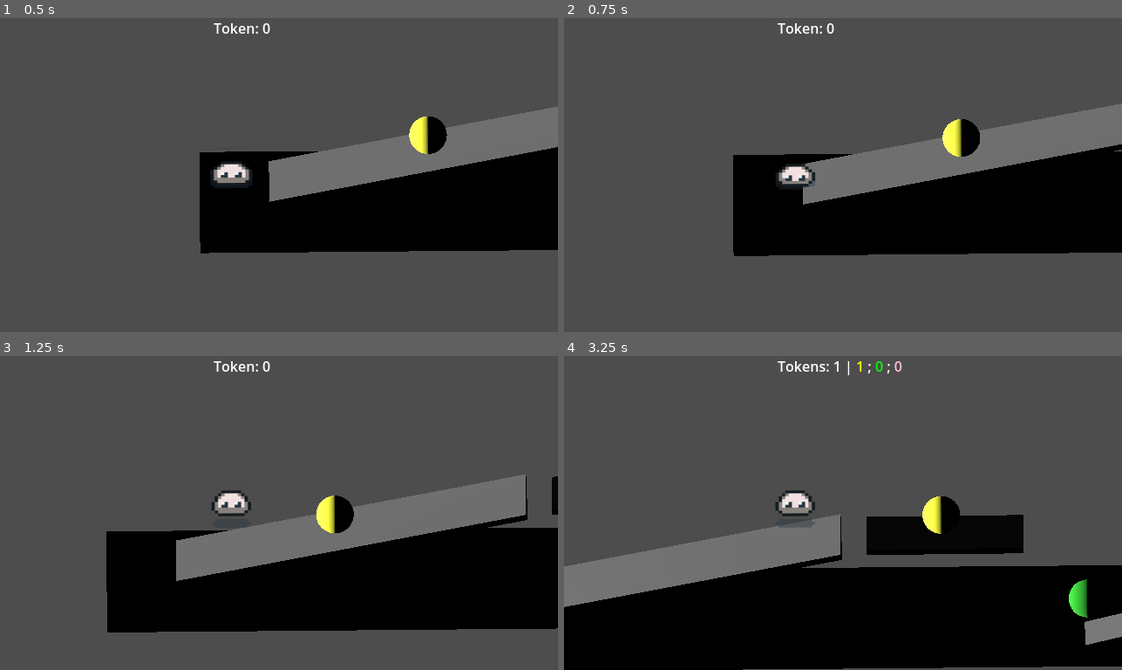
Above: before the commit, frames 1-4 (two rows, left to right).
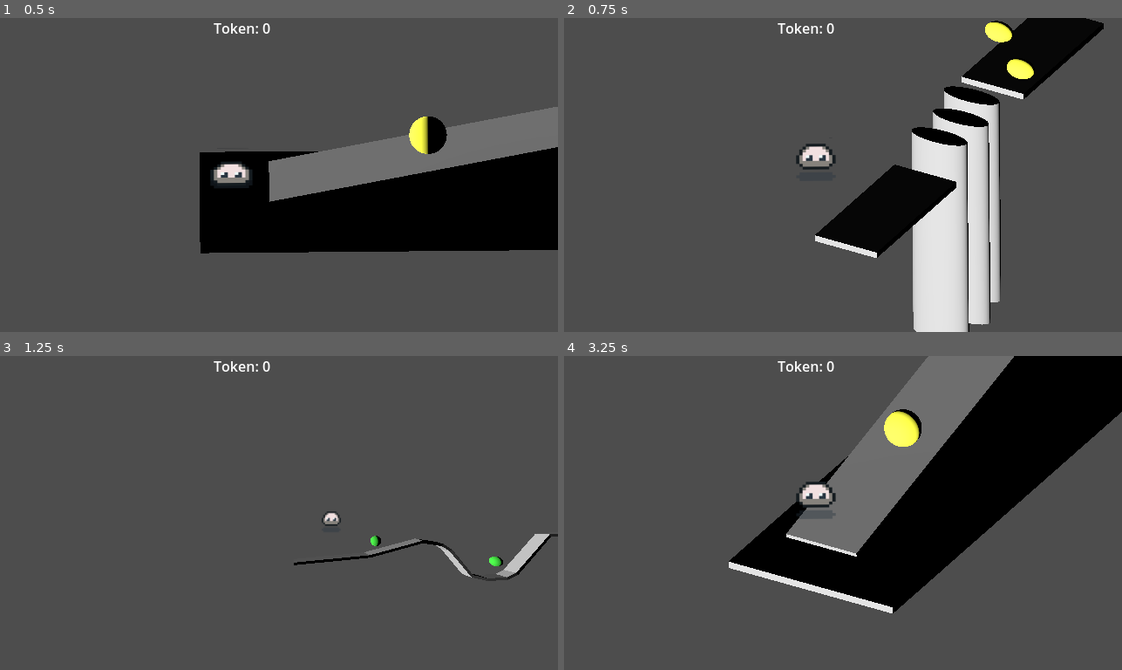
Above: after the commit, the same moments.

Repository: Beaily/JellyPoP
Game: Godot game, scene res://main.tscn
The game is run twice, just before and just after one commit, with the same random seed, the same clock (stepped at 60 frames per second) and the same inputs.
Inputs (mouse positions are in pixels of both pictures, inside the frame that each line leads up to):
- Up to frame 1 (0.5 s): no input
- Up to frame 2 (0.75 s): tap Enter at 0.5 s; move the mouse to (965, 159) at 0.52 s; tap 1 at 0.6 s; click (965, 159) at 0.67 s
- Up to frame 3 (1.25 s): tap 2 at 0.8 s
- Up to frame 4 (3.25 s): move the mouse to (731, 528) at 1.27 s; tap 2 at 1.35 s; click (731, 528) at 1.42 s; tap 3 at 1.55, 2.1 s; move the mouse to (898, 443) at 2.02 s; click (898, 443) at 2.17 s; tap 4 at 2.3, 2.85 s; move the mouse to (815, 575) at 2.77 s; click (815, 575) at 2.92 s; tap R at 3.05 s

Frame 1 is identical in both runs. In frame 2, 32% of the frame differs, in the area x 30-100%, y 0-100%; in frame 3, 31%; in frame 4, 57%, in the area x 0-100%, y 0-100%.

Commit message:
pink关卡基本运行
修改运行手感 改变速度 添加游戏光源

Diff:
--- a/Scenes/levels/end_tirrget.gd
+++ b/Scenes/levels/end_tirrget.gd
@@ -1,5 +1,4 @@
 extends Area3D
 func _on_body_entered(body):
-	# 检查进入区域的物体（玩家）是否有处理“到达终点”的方法
 	if body.has_method("reach_end_target"):
 		body.reach_end_target()
--- a/Scenes/levels/level_pink.tscn
+++ b/Scenes/levels/level_pink.tscn
@@ -74,7 +74,7 @@
 shape = SubResource("BoxShape3D_lf4kq")
 
 [node name="Platform16" type="StaticBody3D" parent="."]
-transform = Transform3D(2.985, 0, 0, 0, 0.405957, -0.0345659, 0, 0.000999028, 14.046, -20.1331, 10.2828, -50.8029)
+transform = Transform3D(2.7996, 0.000346598, 4.87306, 0, 0.405957, -0.0345659, -1.0356, 0.000936977, 13.1736, -19.1951, 8.6467, -56.0264)
 
 [node name="MeshInstance3D" type="MeshInstance3D" parent="Platform16"]
 transform = Transform3D(1, 0, 0, 0, 1, -1.11759e-08, 0, -6.54836e-11, 1, 0.256788, -8.63534, 0.376941)
@@ -86,7 +86,7 @@
 shape = SubResource("BoxShape3D_lf4kq")
 
 [node name="Platform17" type="StaticBody3D" parent="."]
-transform = Transform3D(2.81678, -0.000330637, -4.64865, 1.1187e-11, 0.405957, -0.0345659, 0.987914, 0.000942728, 13.2544, -5.82208, 9.35239, -28.6426)
+transform = Transform3D(2.81678, -0.000330637, -4.64865, 1.1187e-11, 0.405957, -0.0345659, 0.987914, 0.000942728, 13.2544, -10.7125, 7.43727, -28.6426)
 
 [node name="MeshInstance3D" type="MeshInstance3D" parent="Platform17"]
 transform = Transform3D(1, 0, 0, 0, 1, -1.11759e-08, 0, -6.54836e-11, 1, 0.256788, -8.63534, 0.376941)
@@ -206,7 +206,7 @@
 shape = SubResource("BoxShape3D_lf4kq")
 
 [node name="Platform7" type="StaticBody3D" parent="."]
-transform = Transform3D(2.985, 0, 0, 0, 0.404999, -0.0246091, 0, 0.00099667, 9.99997, -1.55368, 2.62005, -28.4153)
+transform = Transform3D(2.985, 0, 0, 0, 0.404999, -0.0246091, 0, 0.00099667, 9.99997, -1.55368, 2.62005, -26.1651)
 
 [node name="MeshInstance3D" type="MeshInstance3D" parent="Platform7"]
 transform = Transform3D(1, 0, 0, 0, 1, -1.11759e-08, 0, -6.54836e-11, 1, 0.256788, -8.63534, 0.376941)
@@ -218,7 +218,7 @@
 shape = SubResource("BoxShape3D_lf4kq")
 
 [node name="Platform10" type="StaticBody3D" parent="."]
-transform = Transform3D(2.985, 0, 0, 0, 0.404999, -0.0246091, 0, 0.00099667, 9.99997, -1.55368, 7.19393, -47.5424)
+transform = Transform3D(2.985, 0, 0, 0, 0.404999, -0.0246091, 0, 0.00099667, 9.99997, -1.55368, 7.19393, -46.099)
 
 [node name="MeshInstance3D" type="MeshInstance3D" parent="Platform10"]
 transform = Transform3D(1, 0, 0, 0, 1, -1.11759e-08, 0, -6.54836e-11, 1, 0.256788, -8.63534, 0.376941)
@@ -230,7 +230,7 @@
 shape = SubResource("BoxShape3D_lf4kq")
 
 [node name="Platform12" type="StaticBody3D" parent="."]
-transform = Transform3D(2.985, 0, 0, 0, 0.404999, -0.0246091, 0, 0.00099667, 9.99997, -1.55368, 10.5881, -55.745)
+transform = Transform3D(2.985, 0, 0, 0, 0.404999, -0.0246091, 0, 0.00099667, 9.99997, -1.55368, 10.5881, -56.4984)
 
 [node name="MeshInstance3D" type="MeshInstance3D" parent="Platform12"]
 transform = Transform3D(1, 0, 0, 0, 1, -1.11759e-08, 0, -6.54836e-11, 1, 0.256788, -8.63534, 0.376941)
@@ -320,7 +320,7 @@
 shape = SubResource("BoxShape3D_xqfsv")
 
 [node name="Node3D" type="Node3D" parent="."]
-transform = Transform3D(1, 0, 0, 0, 1.04484, -0.0788179, 0, 0.0671459, 1.22647, 0.729983, 1.56309, 0)
+transform = Transform3D(1, 0, 0, 0, 1.04484, -0.0788179, 0, 0.0671459, 1.22647, 0.729983, -2.23644, 0)
 
 [node name="CSGPolygon3D" type="CSGPolygon3D" parent="Node3D"]
 process_mode = 3
@@ -370,7 +370,7 @@
 mesh = SubResource("SphereMesh_yiw43")
 
 [node name="pToken11" type="Area3D" parent="."]
-transform = Transform3D(1.275, 0, 0, 0, 1.275, 0, 0, 0, 1.275, -14.4916, 6.50307, -5.63877)
+transform = Transform3D(1.275, 0, 0, 0, 1.275, 0, 0, 0, 1.275, -14.4916, 3.63375, -5.63877)
 collision_layer = 2
 script = ExtResource("2_akbmh")
 value = 3
@@ -386,7 +386,7 @@
 mesh = SubResource("SphereMesh_yiw43")
 
 [node name="pToken12" type="Area3D" parent="."]
-transform = Transform3D(1.275, 0, 0, 0, 1.275, 0, 0, 0, 1.275, -18.7292, 7.50948, -13.0588)
+transform = Transform3D(1.275, 0, 0, 0, 1.275, 0, 0, 0, 1.275, -18.7292, 4.64016, -13.0588)
 collision_layer = 2
 script = ExtResource("2_akbmh")
 value = 3
@@ -402,7 +402,7 @@
 mesh = SubResource("SphereMesh_yiw43")
 
 [node name="pToken13" type="Area3D" parent="."]
-transform = Transform3D(1.275, 0, 0, 0, 1.275, 0, 0, 0, 1.275, -17.5199, 8.27617, -21.7341)
+transform = Transform3D(1.275, 0, 0, 0, 1.275, 0, 0, 0, 1.275, -17.5199, 5.40685, -21.7341)
 collision_layer = 2
 script = ExtResource("2_akbmh")
 value = 3
@@ -418,7 +418,7 @@
 mesh = SubResource("SphereMesh_yiw43")
 
 [node name="pToken15" type="Area3D" parent="."]
-transform = Transform3D(1.275, 0, 0, 0, 1.275, 0, 0, 0, 1.275, -6.47663, 8.27617, -23.0249)
+transform = Transform3D(1.275, 0, 0, 0, 1.275, 0, 0, 0, 1.275, -12.131, 5.40685, -23.0249)
 collision_layer = 2
 script = ExtResource("2_akbmh")
 value = 3
@@ -434,7 +434,7 @@
 mesh = SubResource("SphereMesh_yiw43")
 
 [node name="pToken16" type="Area3D" parent="."]
-transform = Transform3D(1.275, 0, 0, 0, 1.275, 0, 0, 0, 1.275, -5.12312, 8.27617, -26.7752)
+transform = Transform3D(1.275, 0, 0, 0, 1.275, 0, 0, 0, 1.275, -10.7775, 5.40685, -26.7752)
 collision_layer = 2
 script = ExtResource("2_akbmh")
 value = 3
@@ -450,7 +450,7 @@
 mesh = SubResource("SphereMesh_yiw43")
 
 [node name="pToken17" type="Area3D" parent="."]
-transform = Transform3D(1.275, 0, 0, 0, 1.275, 0, 0, 0, 1.275, -19.1875, 9.21963, -41.7417)
+transform = Transform3D(1.275, 0, 0, 0, 1.275, 0, 0, 0, 1.275, -15.02, 6.35031, -48.8205)
 collision_layer = 2
 script = ExtResource("2_akbmh")
 value = 3
@@ -466,7 +466,7 @@
 mesh = SubResource("SphereMesh_yiw43")
 
 [node name="pToken18" type="Area3D" parent="."]
-transform = Transform3D(1.275, 0, 0, 0, 1.275, 0, 0, 0, 1.275, -19.1875, 9.21963, -46.544)
+transform = Transform3D(1.275, 0, 0, 0, 1.275, 0, 0, 0, 1.275, -17.0894, 6.35031, -53.6228)
 collision_layer = 2
 script = ExtResource("2_akbmh")
 value = 3
@@ -482,7 +482,7 @@
 mesh = SubResource("SphereMesh_yiw43")
 
 [node name="pToken19" type="Area3D" parent="."]
-transform = Transform3D(1.275, 0, 0, 0, 1.275, 0, 0, 0, 1.275, -5.22769, 9.21963, -43.4858)
+transform = Transform3D(1.275, 0, 0, 0, 1.275, 0, 0, 0, 1.275, -5.22769, 6.35031, -43.4858)
 collision_layer = 2
 script = ExtResource("2_akbmh")
 value = 3
@@ -498,7 +498,7 @@
 mesh = SubResource("SphereMesh_yiw43")
 
 [node name="pToken20" type="Area3D" parent="."]
-transform = Transform3D(1.275, 0, 0, 0, 1.275, 0, 0, 0, 1.275, -12.5281, 9.21963, -58.3571)
+transform = Transform3D(1.275, 0, 0, 0, 1.275, 0, 0, 0, 1.275, -12.5281, 6.35031, -58.3571)
 collision_layer = 2
 script = ExtResource("2_akbmh")
 value = 3
@@ -514,7 +514,7 @@
 mesh = SubResource("SphereMesh_yiw43")
 
 [node name="pToken21" type="Area3D" parent="."]
-transform = Transform3D(1.275, 0, 0, 0, 1.275, 0, 0, 0, 1.275, -14.7932, 9.21963, -68.7366)
+transform = Transform3D(1.275, 0, 0, 0, 1.275, 0, 0, 0, 1.275, -14.7932, 6.35031, -68.7366)
 collision_layer = 2
 script = ExtResource("2_akbmh")
 value = 3
@@ -530,7 +530,7 @@
 mesh = SubResource("SphereMesh_yiw43")
 
 [node name="pToken14" type="Area3D" parent="."]
-transform = Transform3D(1.275, 0, 0, 0, 1.275, 0, 0, 0, 1.275, -7.72092, 8.50238, -37.3702)
+transform = Transform3D(1.275, 0, 0, 0, 1.275, 0, 0, 0, 1.275, -7.72092, 5.63306, -37.3702)
 collision_layer = 2
 script = ExtResource("2_akbmh")
 value = 3
--- a/main.tscn
+++ b/main.tscn
@@ -147,7 +147,7 @@
 size = 20.0
 
 [node name="Camera3D2" type="Camera3D" parent="Player" groups=["cameras"]]
-transform = Transform3D(0.868174, -0.242433, 0.433013, -0.0075574, 0.865992, 0.5, -0.496202, -0.437359, 0.75, 17.5209, 12.999, 18.6546)
+transform = Transform3D(0.868174, -0.242433, 0.433013, -0.0075574, 0.865993, 0.5, -0.496202, -0.437359, 0.75, 12.7558, 12.999, 18.6546)
 visible = false
 projection = 1
 current = true
--- a/player.gd
+++ b/player.gd
@@ -179,7 +179,37 @@
 				play_anim("jump")
 
 	steer_input = clamp(steer_input, -max_steer, max_steer)
-
+#==测试快捷键=
+func _unhandled_input(event):
+	if event is InputEventKey and event.pressed:
+		# 按 1 跳转到 Yellow Level
+		if event.keycode == KEY_1:
+			print("手动跳转到 Yellow")
+			velocity = Vector3.ZERO
+			trigger_level_swap("yellow")
+
+		# 按 2 跳转到 Green Level
+		if event.keycode == KEY_2:
+			print("跳转到 Green")
+			velocity = Vector3.ZERO
+			trigger_level_swap("green")
+
+		# 按 3 跳转到 Pink Level (第一次进入)
+		if event.keycode == KEY_3:
+			print("跳转到 Pink")
+			level_pink_triggered = false
+			trigger_level_swap("pink")
+		if event.keycode == KEY_4:
+			print("跳转到 Pink2")
+			level_pink_triggered = true
+			token_pink = 20
+			trigger_level_swap("pink")
+
+		# 按 R 键立即返回 Black Level
+		if event.keycode == KEY_R:
+			print("手动返回 Black")
+			velocity = Vector3.ZERO
+			return_to_black()
 # =========================
 # 动画
 # =========================
@@ -206,11 +236,10 @@
 			trigger_level_swap("yellow")
 	elif color == "green":
 		token_green += value
-		if token_green >= 1 and not level_green_triggered:
+		if token_green >= 10 and not level_green_triggered:
 			trigger_level_swap("green")
 	elif color == "pink":
 		token_pink += value
-		# 新逻辑：如果在 black 关卡 pink 分数达到 10，强制再次进入 pink 关卡
 		if current_level == "black" and token_pink >= 4:
 			trigger_level_swap("pink")
 		elif token_pink >= 1 and not level_pink_triggered:
@@ -221,6 +250,8 @@
 # 切换关卡逻辑
 # =========================
 func trigger_level_swap(color):
+	print("--- 触发跳转，目标颜色是: ", color, " ---")
+	print("当前 level_pink_triggered 状态: ", level_pink_triggered)
 	# 1. 核心修复：如果是离开 black，记录当前坐标
 	if current_level == "black":
 		saved_black_position = global_position
@@ -251,9 +282,14 @@
 	if color == "yellow":
 		global_position = start_position + Vector3(0.2, 12.0, 40)
 	elif color == "pink":
-		global_position = start_position + Vector3(0, 0.5, -10)
-	else:
-		global_position = start_position + Vector3(1, 8.0, 0)
+		if level_pink_triggered == false:
+			# 第一次进入的位置 (level_pink_triggered 此时还没被设为 true)
+			global_position = start_position + Vector3(1, 3, 0)
+		else:
+			# 第二次及以后进入的位置 (比如传送到更高或更远的地方)
+			global_position = start_position + Vector3(-12, 4,-10)
+	else:
+		global_position = start_position + Vector3(-4, 4, 10)
 
 	# 变身处理
 	var tween = create_tween()
@@ -292,9 +328,13 @@
 # 返回 black
 # =========================
 func return_to_black():
+	print("开始返回...")
 	is_transferring = true
 	falling_timer = 0.0
-	velocity = Vector3.ZERO
+	velocity = Vector3.ZERO # 必须重置速度
+
+	# 1. 立即停止所有物理处理
+	set_physics_process(false)
 
 	for lvl in levels.values():
 		if lvl:
@@ -308,13 +348,14 @@
 		black.process_mode = Node.PROCESS_MODE_ALWAYS
 		black.global_position = Vector3.ZERO
 
-	await get_tree().physics_frame
-
+	# 2. 强制同步物理状态
+	await get_tree().process_frame
+
+	# 设置位置：确保 Y 轴足够高，避免卡进地板
 	if saved_black_position == Vector3.ZERO:
-		global_position = start_position + Vector3(0, 2.0, 0)
-	else:
-		global_position = saved_black_position + Vector3(0, 2.0, 0)
-
+			global_position = start_position + Vector3(0, 3.0, 0)
+	else:
+		global_position = saved_black_position + Vector3(0, 3.0, 0)
 
 	await get_tree().create_timer(0.5).timeout
 
@@ -322,15 +363,14 @@
 	forward_speed = DEFAULT_SPEED
 	jump_force = DEFAULT_JUMP
 	gravity = DEFAULT_GRAVITY
+	set_physics_process(true)
 
 	var tween = create_tween()
 	tween.tween_property(self, "scale", DEFAULT_SCALE, 0.4)
 
 	switch_camera("black")
 
-	falling_timer = 0.0
 	is_transferring = false
-
 # =========================
 # UI 与 结束
 # =========================
@@ -343,6 +383,11 @@
 	if token_label: token_label.text = text
 
 func reach_end_target():
+	if is_transferring:
+		print("拦截：正在传送中，无视终点线")
+		return
+
+	print("正式结束游戏！")
 	var total_score = token_yellow + token_green + token_pink
 	var ui_canvas = get_tree().get_root().get_node_or_null("Main/UI")
 	if ui_canvas and ui_canvas.has_method("show_game_over"):
@@ -353,6 +398,7 @@
 	Input.mouse_mode = Input.MOUSE_MODE_VISIBLE
 
 func game_over_by_falling():
+	print("游戏结束触发：掉落超时，当前计时器：", falling_timer)
 	if is_transferring or current_level == "":
 		falling_timer = 0.0
 		return
